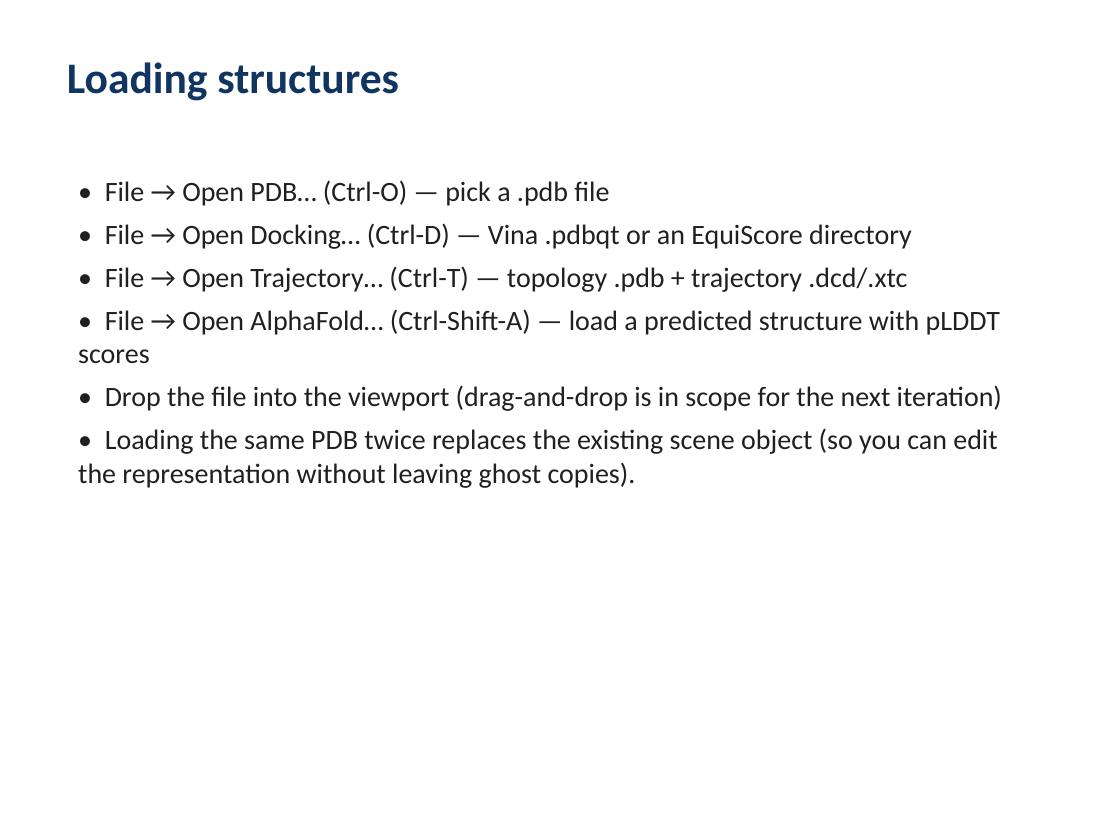
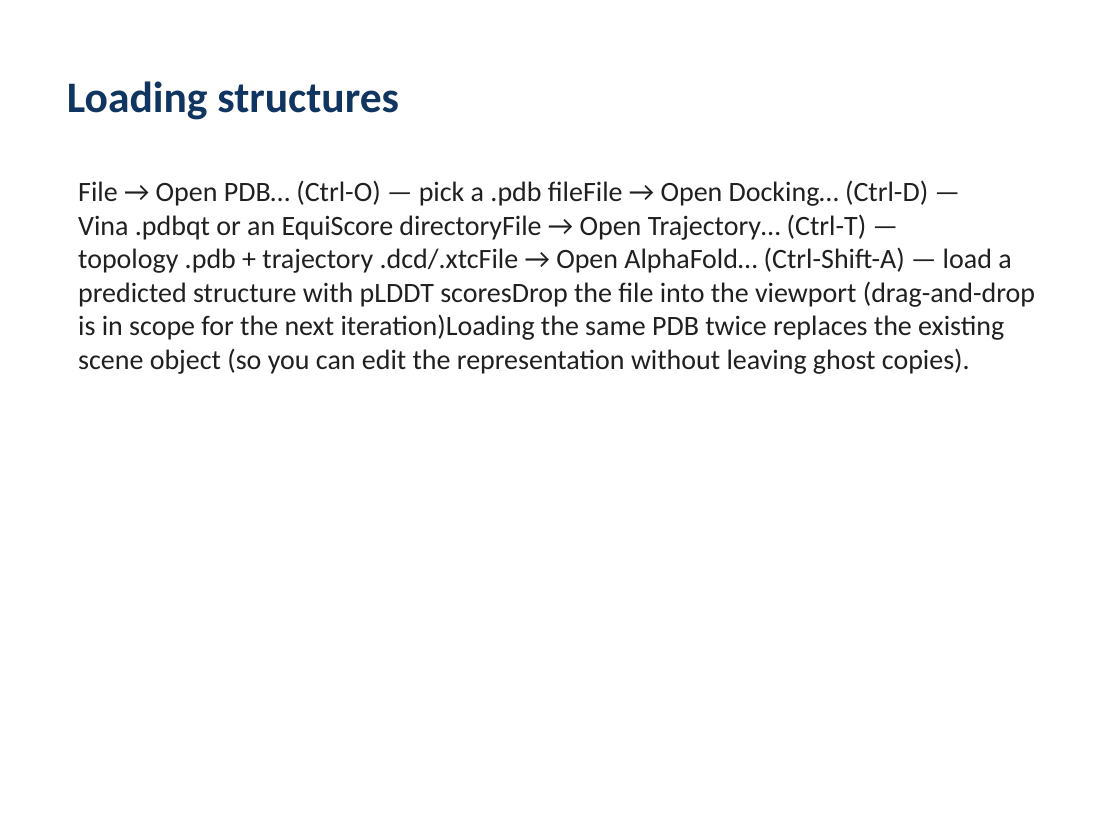
Before and after one commit to kekegg/protein-studio, a slide deck: slide 4 of docs/UserGuide.pptx. Drawn at 1120x840 pixels with LibreOffice and Linux fonts; fonts in the diff are those of the drawing. Boxes give left, top, right and bottom in pixels: in the first picture for what was removed or moved away, otherwise in the second. Text is boxed around its words. In the diff, an @@ line names an element or a change of style, - is before the commit and + after.

Commit message:
Redo documentation generation with Node toolchain
Replace docs/generate_docs.py (python-docx + python-pptx) with
docs/generate_docs.mjs (docx v9 + pptxgenjs v3). The single content
source feeds both renderers — change DEVELOPER_GUIDE / USER_GUIDE
once, both .docx and .pptx update.

Build is one npm command:

    cd docs && npm install && npm run build

The new generator:
  - Uses ES modules and the latest docx/pptxgenjs APIs
  - Adds an MCP server section (Tools menu / toolbar pill / status bar)
    and a per-SS ribbon entry to keep the developer guide current
  - Adds an MCP user-guide section explaining the in-app start/stop
    controls and what tools the agent exposes
  - Renders code blocks with a thin gray border + Consolas text in
    dark green (matches the existing palette)
  - Silently skips missing screenshots so a partial docs/screenshots/
    directory doesn't break the build

docs/README.md documents the toolchain, content model, and how to
verify the outputs (unzip + grep). node_modules is gitignored.

```diff
--- a/docs/UserGuide.pptx
+++ b/docs/UserGuide.pptx
@@ text "Loading structures" at (67,81,399,120): vertical alignment top to middle @@
@@ text at (78,180,1035,374): text changed @@
-• File → Open PDB… (Ctrl-O) — pick a .pdb file
-• File → Open Docking… (Ctrl-D) — Vina .pdbqt or an EquiScore directory
-• File → Open Trajectory… (Ctrl-T) — topology .pdb + trajectory .dcd/.xtc
-• File → Open AlphaFold… (Ctrl-Shift-A) — load a predicted structure with pLDDT scores
-• Drop the file into the viewport (drag-and-drop is in scope for the next iteration)
-• Loading the same PDB twice replaces the existing scene object (so you can edit the representation without leaving ghost copies).
+• File → Open PDB… (Ctrl-O) — pick a .pdb fileFile → Open Docking… (Ctrl-D) — Vina .pdbqt or an EquiScore directoryFile → Open Trajectory… (Ctrl-T) — topology .pdb + trajectory .dcd/.xtcFile → Open AlphaFold… (Ctrl-Shift-A) — load a predicted structure with pLDDT scoresDrop the file into the viewport (drag-and-drop is in scope for the next iteration)Loading the same PDB twice replaces the existing scene object (so you can edit the representation without leaving ghost copies).
```
Also in this commit, not shown: 10 other slides changed, 1 slide added, 8 other files.
